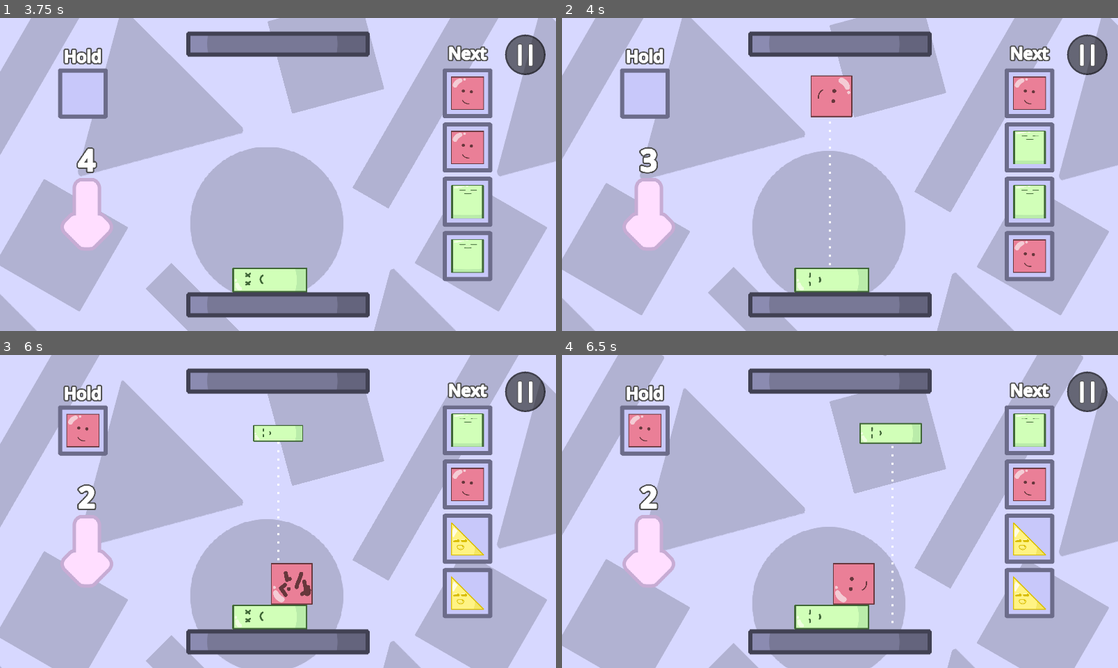
Above: before the commit, frames 1-4 (two rows, left to right).
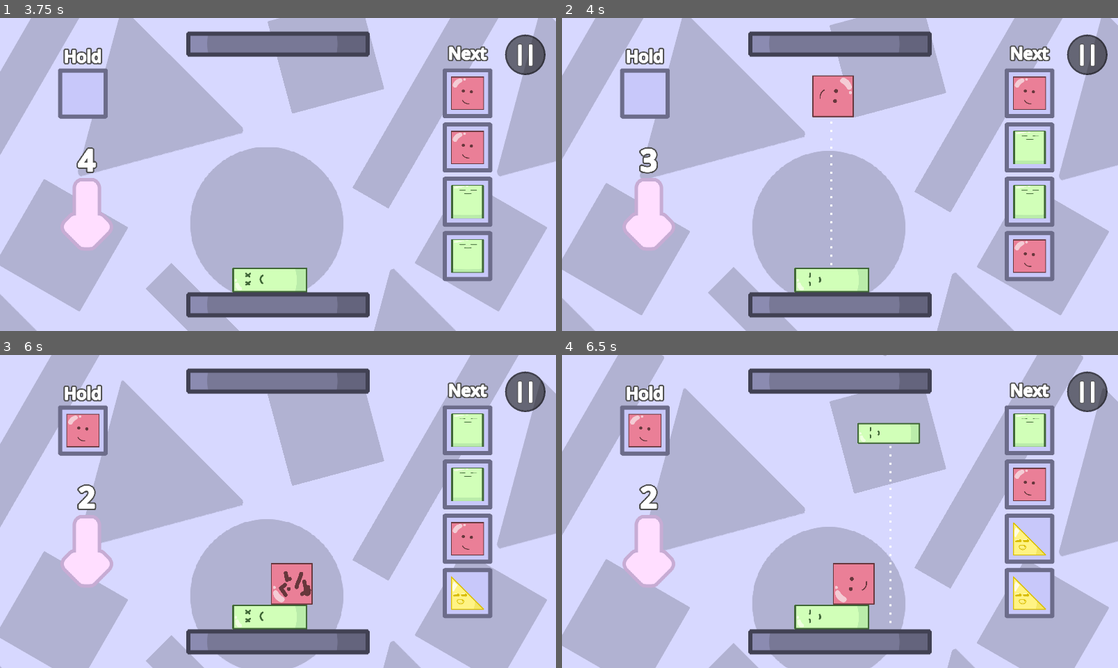
Above: after the commit, the same moments.

Repository: nullishew/game-jam-palindome
Game: Godot game, scene res://scenes/menu.tscn
The game is run twice, just before and just after one commit, with the same random seed, the same clock (stepped at 60 frames per second) and the same inputs.
Inputs (mouse positions are in pixels of both pictures, inside the frame that each line leads up to):
- Up to frame 1 (3.75 s): click "Start" at 0.5 s; click "Start" at 1.25 s; move the mouse to (250, 237) at 2.02 s; hold Right (move_piece_right) 2.03-3.53 s; tap Space (drop_piece) at 2.1, 3.6 s; click (250, 237) at 2.17 s; move the mouse to (444, 221) at 2.77 s; tap Tab (hold_piece) at 2.85 s; move the mouse to (111, 127) at 3.52 s; hold Left (move_piece_left) from 3.53 s (still down)
- Up to frame 2 (4 s): keep holding Left (move_piece_left)
- Up to frame 3 (6 s): move the mouse to (305, 511) at 4.27 s; tap Tab (hold_piece) at 4.35, 5.85 s; click (305, 511) at 4.42 s; move the mouse to (194, 433) at 5.02 s; tap Space (drop_piece) at 5.1 s; move the mouse to (400, 495) at 5.77 s; release Left (move_piece_left) at 5.78 s; hold Right (move_piece_right) from 5.78 s (still down)
- Up to frame 4 (6.5 s): keep holding Right (move_piece_right)

Frame 1 is identical in both runs. In frame 2, 0.3% of the frame differs, in the area x 44-53%, y 18-79%; in frame 3, 1.8%, in the area x 45-88%, y 22-66%; in frame 4, 0.2%.

Commit message:
created separate turn preparation stage and made platform fully resize before spawning piece and beginning piece aim phase

Diff:
--- a/scenes/game.tscn
+++ b/scenes/game.tscn
@@ -18,6 +18,7 @@
 [ext_resource type="Script" uid="uid://dsk3v6a3mwkq" path="res://scripts/features/piece/piece_queue_component.gd" id="13_bt5mj"]
 [ext_resource type="Texture2D" uid="uid://bnjsk6xih14do" path="res://assets/pieces/i_piece/i_piece_moving.png" id="14_5newe"]
 [ext_resource type="Texture2D" uid="uid://dsvdkvc3mnws4" path="res://assets/pieces/square_piece/square_piece_impact.png" id="15_1kice"]
+[ext_resource type="PackedScene" uid="uid://cdjjpa8grcjnb" path="res://scenes/minimum_height_area.tscn" id="19_1kice"]
 [ext_resource type="PackedScene" uid="uid://ccy05kcl0d213" path="res://scenes/hud.tscn" id="20_1kice"]
 
 [sub_resource type="ShaderMaterial" id="ShaderMaterial_ca42v"]
@@ -166,6 +167,9 @@
 position = Vector2(10, -217)
 scale = Vector2(50, 1)
 
+[node name="Top Minimum Height Area" parent="World/Top Platform" unique_id=618680559 instance=ExtResource("19_1kice")]
+position = Vector2(0, 50)
+
 [node name="Bottom Platform" parent="World" unique_id=868394617 instance=ExtResource("3_lbhrr")]
 position = Vector2(0, 250)
 
@@ -175,6 +179,9 @@
 [node name="DeathZone" parent="World/Bottom Platform" unique_id=1826319625 instance=ExtResource("4_lbhrr")]
 position = Vector2(-4, 324)
 scale = Vector2(50, 1)
+
+[node name="Bottom Minimum Height Area" parent="World/Bottom Platform" unique_id=1944673834 instance=ExtResource("19_1kice")]
+position = Vector2(0, -50)
 
 [node name="DeathZones" type="Node2D" parent="World" unique_id=378252427]
 
--- a/scenes/menu.tscn
+++ b/scenes/menu.tscn
@@ -21,6 +21,7 @@
 bg_color = Color(1, 1, 1, 0.11764706)
 
 [node name="Menu" type="CanvasLayer" unique_id=558575991 node_paths=PackedStringArray("start_btn")]
+layer = 99
 script = ExtResource("1_yqeox")
 start_btn = NodePath("Panel/MarginContainer/Control/Start Button")
 
--- /dev/null
+++ b/scenes/minimum_height_area.tscn
@@ -0,0 +1,9 @@
+[gd_scene format=3 uid="uid://cdjjpa8grcjnb"]
+
+[sub_resource type="RectangleShape2D" id="RectangleShape2D_vhtum"]
+size = Vector2(1920, 50)
+
+[node name="Minimum Height Area" type="Area2D" unique_id=618680559]
+
+[node name="CollisionShape2D" type="CollisionShape2D" parent="." unique_id=321859902]
+shape = SubResource("RectangleShape2D_vhtum")
--- a/scripts/features/difficulty/difficulty_stage_config.gd
+++ b/scripts/features/difficulty/difficulty_stage_config.gd
@@ -3,6 +3,6 @@
 
 
 @export var duration_turns: int = 1
-# @export var minimum_height_increase: float = 0
+@export var minimum_height_increase: float = 0
 # @export var repeat: int = 1
 @export var piece_queue_config: PieceQueueConfig
--- a/scripts/features/piece/piece_manager.gd
+++ b/scripts/features/piece/piece_manager.gd
@@ -71,8 +71,6 @@
 
 func set_spawn_mode(mode: SpawnMode):
 	_spawn_mode = mode
-	print(_spawn_mode)
-	print(spawn_global_position)
 
 
 func release_current_piece():
--- a/scripts/features/platform_controller.gd
+++ b/scripts/features/platform_controller.gd
@@ -23,6 +23,20 @@
 	)
 
 
+func is_settled(is_gravity_inverted: bool):
+	var platform_y := (
+		bottom_platform
+		if is_gravity_inverted
+		else top_platform
+	).global_position.y
+	var target_y := (
+		_bottom_platform_target_pos_y
+		if is_gravity_inverted
+		else _top_platform_target_pos_y
+	)
+	return abs(platform_y - target_y) < 5
+
+
 func update_platform_distance(delta: float):
 	var t := 1.0 - exp(-delta * 4.0)
 	bottom_platform.global_position.y = lerp(bottom_platform.global_position.y, _bottom_platform_target_pos_y, t)
--- a/scripts/systems/game.gd
+++ b/scripts/systems/game.gd
@@ -33,6 +33,7 @@
 
 
 enum GameState {
+	PREPARE_TURN,
 	AIM,
 	SETTLE,
 	INVERT,
@@ -47,7 +48,7 @@
 	gravity_controller.reset()
 	_is_mouse_button_input_unhandled = false
 	set_difficulty(difficulty_config)
-	_set_state(GameState.AIM)
+	_set_state(GameState.PREPARE_TURN)
 
 
 func _process(_delta: float) -> void:
@@ -68,6 +69,9 @@
 	camera_controller.call_deferred("update_camera", delta)
 
 	match _state:
+		GameState.PREPARE_TURN:
+			if platform_controller.is_settled(gravity_controller.is_gravity_inverted):
+				_set_state(GameState.AIM)
 		GameState.AIM:
 			if Input.is_action_just_pressed("hold_piece"):
 				piece_manager.swap_current_hold_piece()
@@ -80,15 +84,14 @@
 		GameState.SETTLE:
 			_place_timer -= delta
 			if _place_timer <= 0 && piece_manager.are_pieces_settled(delta, min_settle_time):
-				# if _turn_count % invert_turn_count == 0:
 				if _difficulty_stage_it.is_stage_end:
 					_set_state(GameState.INVERT)
 				else:
-					_set_state(GameState.AIM)
+					_set_state(GameState.PREPARE_TURN)
 		GameState.INVERT:
 			_place_timer -= delta
 			if _place_timer <= 0 && piece_manager.are_pieces_settled(delta, min_settle_time):
-				_set_state(GameState.AIM)
+				_set_state(GameState.PREPARE_TURN)
 
 	_mouse_moved = false
 	_is_mouse_button_input_unhandled = false
@@ -103,13 +106,14 @@
 
 func _enter_state(state: GameState):
 	match state:
+		GameState.PREPARE_TURN:
+			platform_controller.resize_platform_distance(piece_manager.placed_pieces, gravity_controller.is_gravity_inverted)
+			_current_difficulty_stage = _difficulty_stage_it.next()
+			GameManager.turn_incremented.emit(_turn_count, _difficulty_stage_it.remaining_stage_turns)
+			_turn_count += 1
 		GameState.PAUSE:
 			SceneManager.open_pause_menu()
 		GameState.AIM:
-			platform_controller.resize_platform_distance(piece_manager.placed_pieces, gravity_controller.is_gravity_inverted)
-			_turn_count += 1
-			_current_difficulty_stage = _difficulty_stage_it.next()
-			GameManager.turn_incremented.emit(_turn_count, _difficulty_stage_it.remaining_stage_turns)
 			if not piece_manager.has_current_piece():
 				piece_manager.call_deferred("spawn_piece")
 		GameState.SETTLE:
